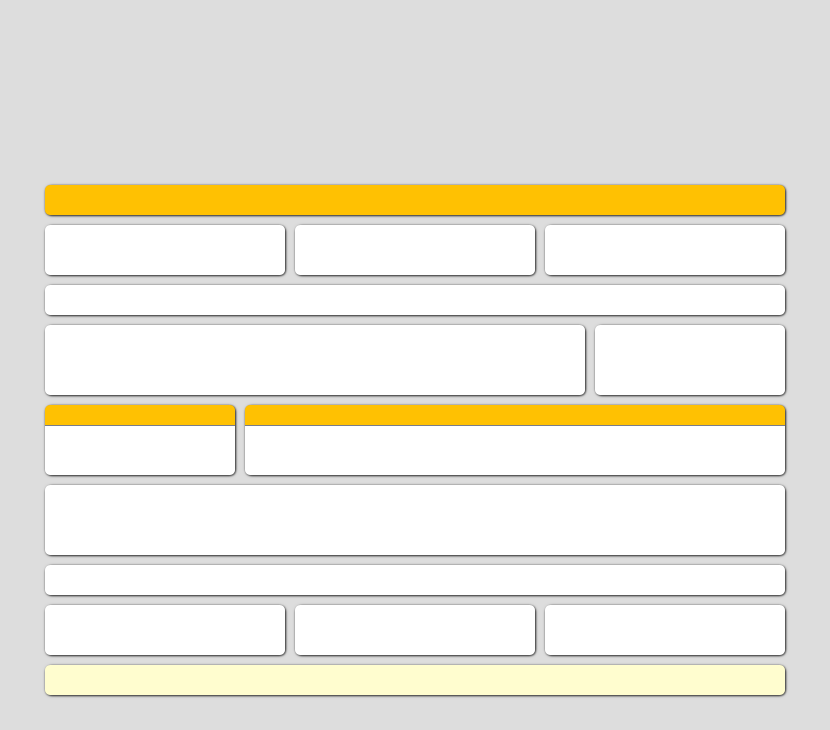
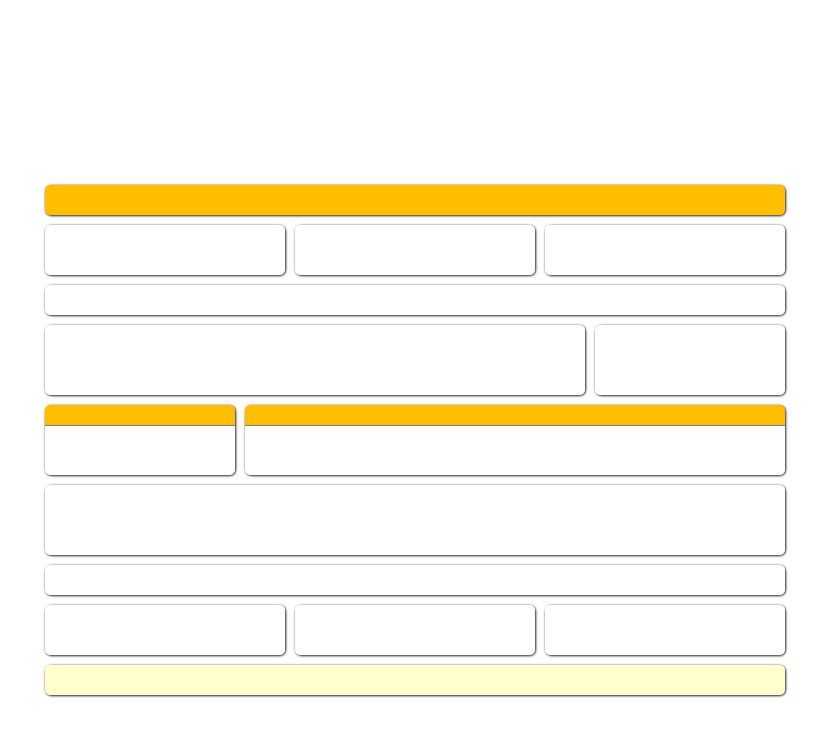
Layers edited between the first and the second 830px x 730px image:
painted on "navbar" over (45, 185, 785, 215)
painted on "footer" over (45, 665, 785, 695)
painted on "Background" over (0, 0, 830, 730)
